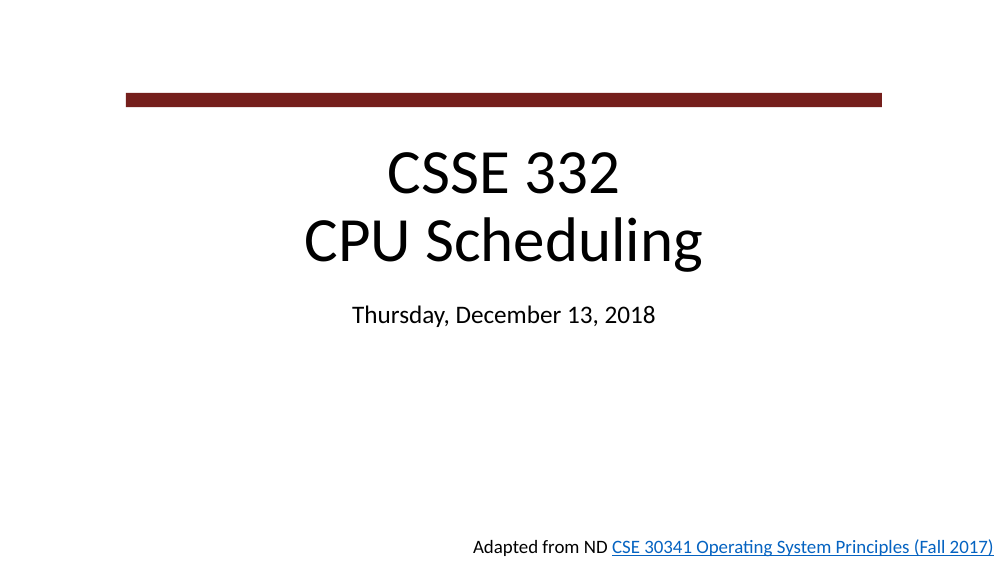
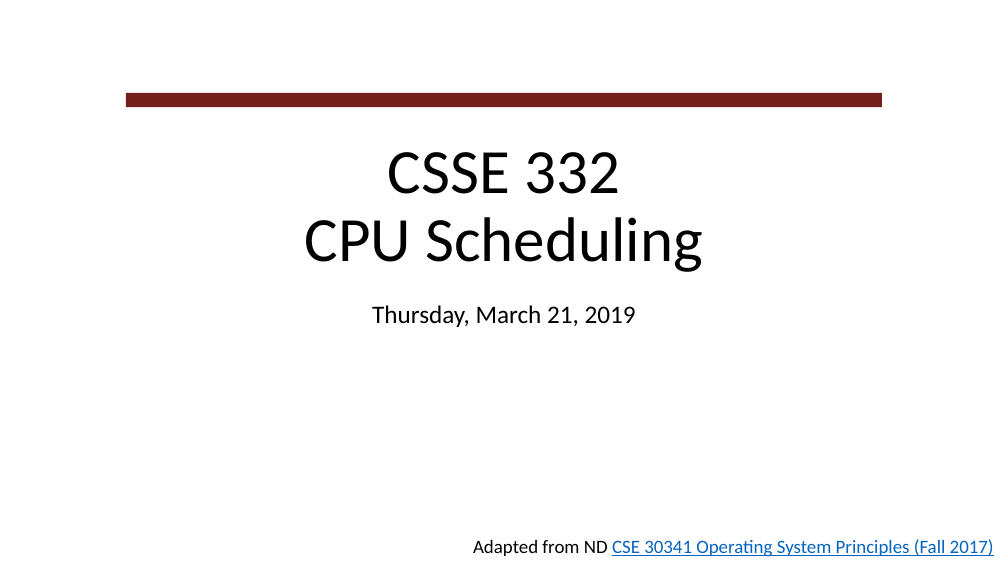
Before and after one commit to RHIT-CSSE/csse332, a slide deck: slide 1 of ClassMaterials/CPU_Scheduling1/CPUScheduling.pptx. Drawn at 1008x567 pixels with LibreOffice and Linux fonts; fonts in the diff are those of the drawing; background and template pictures are left out. Boxes give left, top, right and bottom in pixels: in the first picture for what was removed or moved away, otherwise in the second. Text is boxed around its words. In the diff, an @@ line names an element or a change of style, - is before the commit and + after.

```diff
--- a/ClassMaterials/CPU_Scheduling1/CPUScheduling.pptx
+++ b/ClassMaterials/CPU_Scheduling1/CPUScheduling.pptx
@@ subtitle at [372, 305, 636, 327]: text changed @@
-Thursday, December 13, 2018
+Thursday, March 21, 2019
```
Also in this commit, not shown: 1 slide added.
